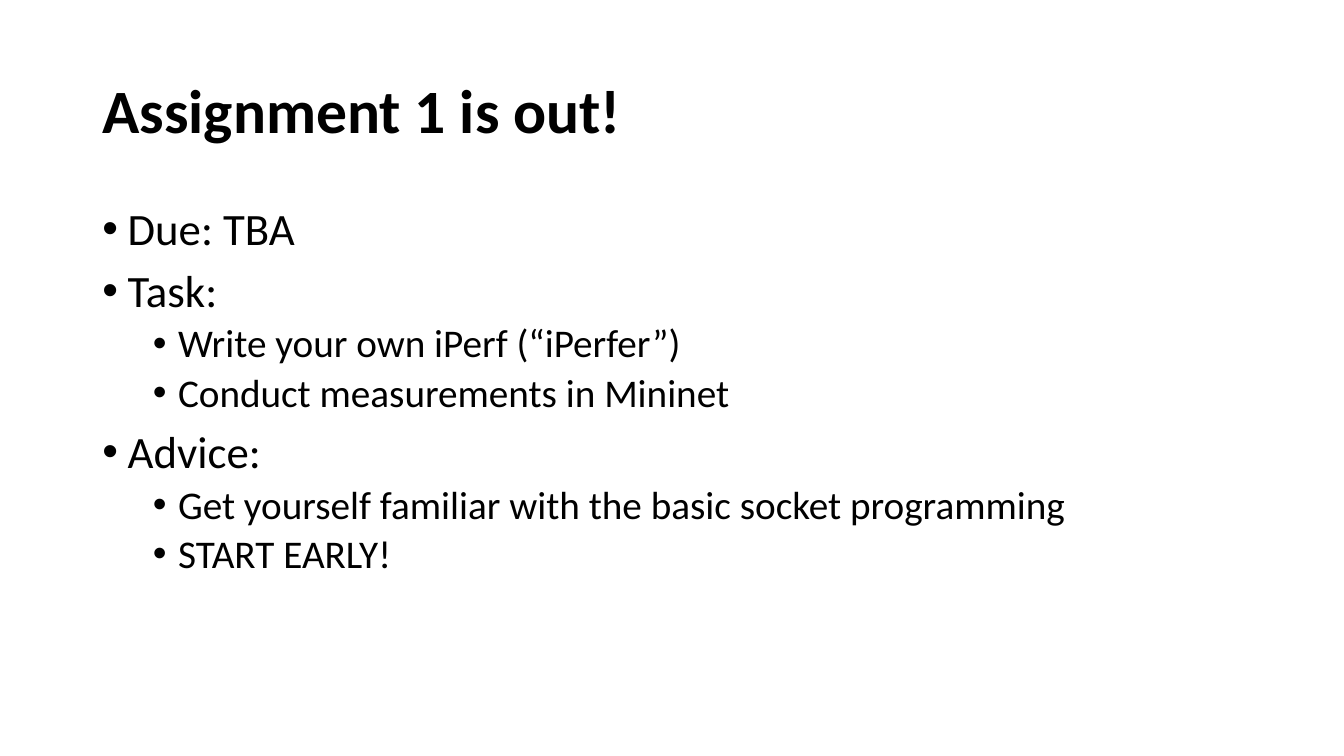
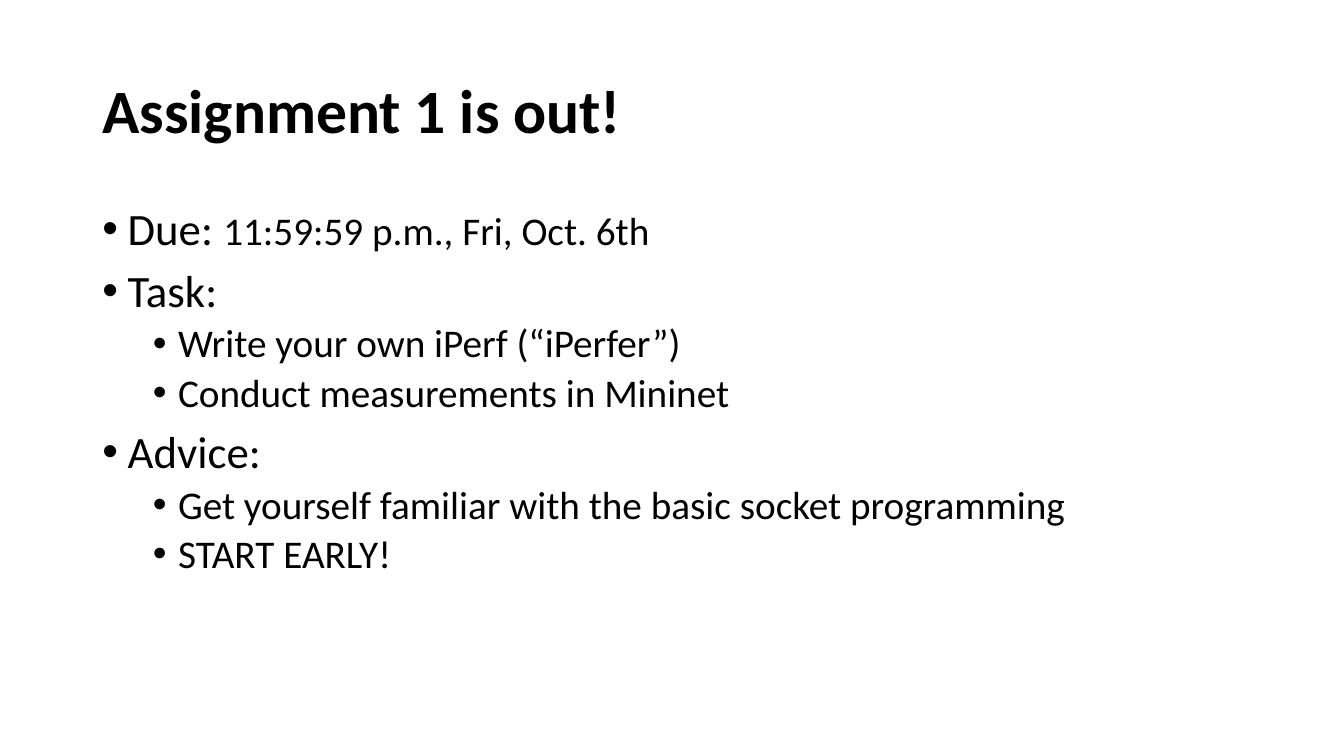
Before and after one commit to henryhxu/CSCI4430-ESTR4120, a slide deck: slide 3 of tutorial/T01/tut01.pptx. Drawn at 1344x756 pixels with LibreOffice and Linux fonts; fonts in the diff are those of the drawing. Boxes give left, top, right and bottom in pixels: in the first picture for what was removed or moved away, otherwise in the second. Text is boxed around its words. In the diff, an @@ line names an element or a change of style, - is before the commit and + after.

Commit message:
update tut01

```diff
--- a/tutorial/T01/tut01.pptx
+++ b/tutorial/T01/tut01.pptx
@@ text at [128,216,650,252]: text changed; size 32 to 28 pt @@
-• Due: TBA
+• Due: 11:59:59 p.m., Fri, Oct. 6th
```
Also in this commit, not shown: 2 other slides changed, 1 slide added.
